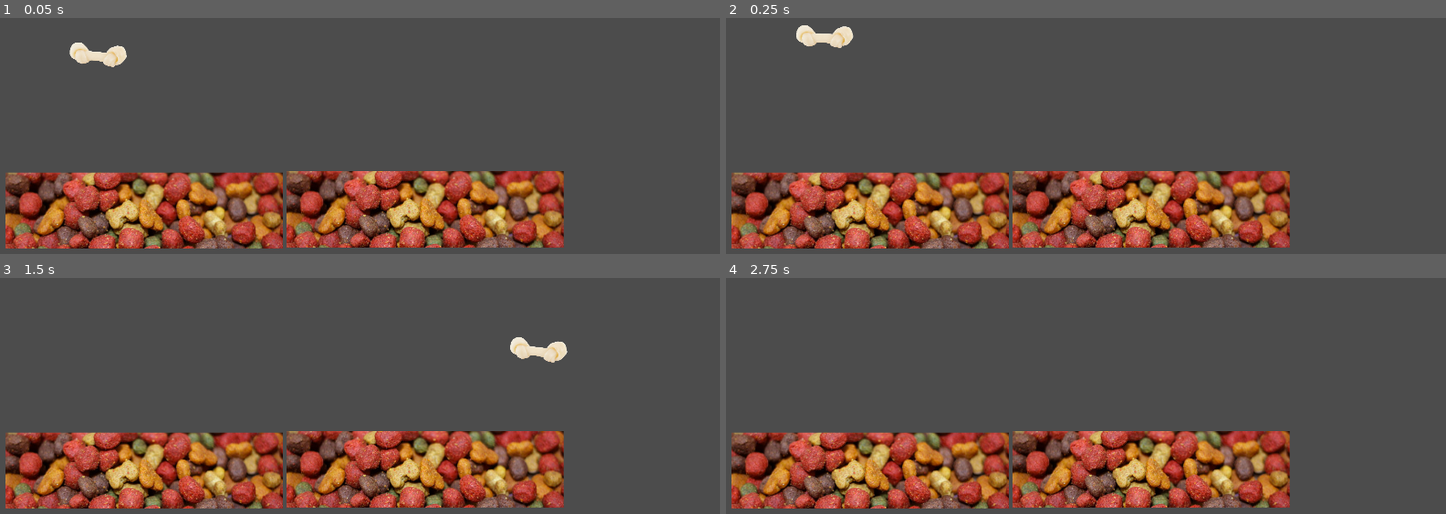
Above: before the commit, frames 1-4 (two rows, left to right).
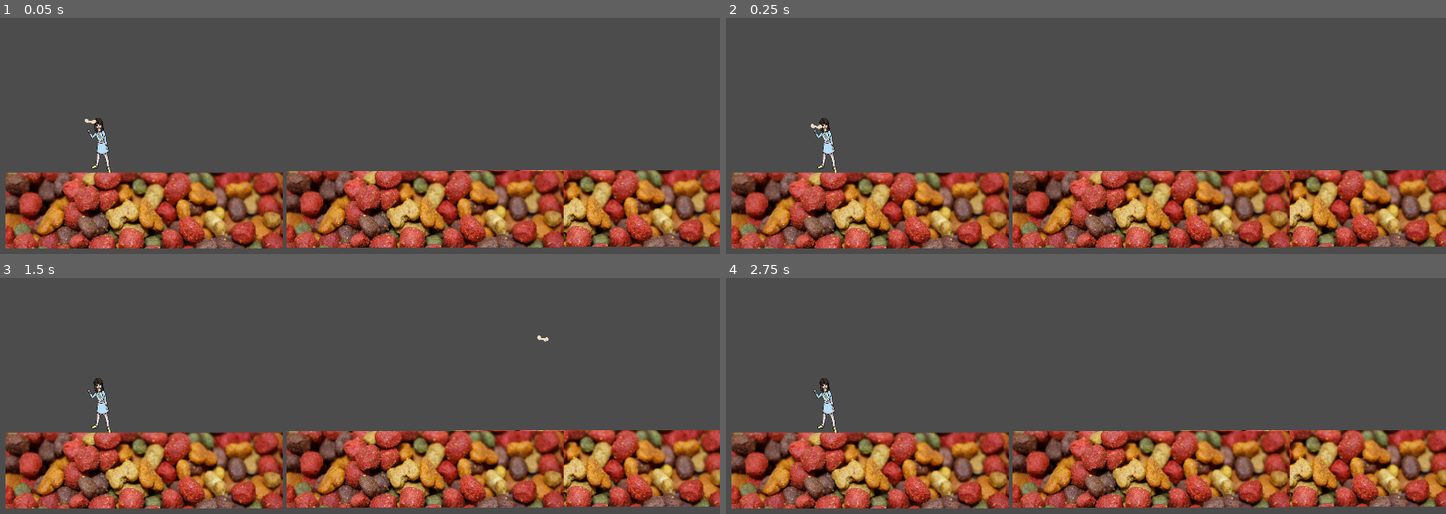
Above: after the commit, the same moments.

Repository: melissaho97/game_jam_2020
Game: Godot game, scene res://le work.tscn
Two runs of this game, one before a commit and one after it. Both use one fixed random seed, a clock stepped at 60 frames per second and the inputs below.
Inputs (mouse positions are in pixels of both pictures, inside the frame that each line leads up to):
- Up to frame 1 (0.05 s): no input
- Up to frame 2 (0.25 s): no input
- Up to frame 3 (1.5 s): move the mouse to (518, 299) at 0.52 s; click (518, 299) at 0.67 s; move the mouse to (208, 341) at 1.27 s; click (208, 341) at 1.42 s
- Up to frame 4 (2.75 s): move the mouse to (outside the picture) at 2.02 s; click (outside the picture) at 2.17 s

The runs differ from the first frame. In frame 1, 7.9% of the frame differs, in the area x 9-100%, y 10-97%; in frame 2, 7.9%; in frame 3, 7.9%, in the area x 12-100%, y 24-97%; in frame 4, 7.4%.

Commit message:
requires dog

Diff:
--- a/Godot New Project/Bone.gd
+++ b/Godot New Project/Bone.gd
@@ -1,12 +1,17 @@
 extends RigidBody2D
-var x=0
+var y=0
 func _unhandled_input(event):
-	if event is InputEventMouseButton and event.pressed and x==0:
+	if event is InputEventMouseButton and event.pressed and y==0:
 		if event.button_index == BUTTON_LEFT:
-			x=1
+			y=1
 			var mo = (get_global_mouse_position()-get_position())
 			print(mo)
 			apply_impulse(Vector2(),mo*1.5)
 # Called every frame. 'delta' is the elapsed time since the previous frame.
 #func _process(delta):
 #	pass
+func _on_Visibility_screen_exited():
+	pass
+func _on_Node2D_sig():
+	y=0
+	queue_free()
--- a/Godot New Project/Bone.tscn
+++ b/Godot New Project/Bone.tscn
@@ -18,10 +18,17 @@
 script = ExtResource( 2 )
 
 [node name="Sprite" type="Sprite" parent="."]
-scale = Vector2( 0.1, 0.1 )
+scale = Vector2( 0.02, 0.02 )
 texture = ExtResource( 1 )
 
 [node name="CollisionShape2D" type="CollisionShape2D" parent="."]
 position = Vector2( 0, -1.94806 )
 rotation = 1.65806
+scale = Vector2( 0.2, 0.2 )
 shape = SubResource( 2 )
+
+[node name="Visibility" type="VisibilityNotifier2D" parent="."]
+position = Vector2( 0, -1.94806 )
+rotation = 1.65806
+scale = Vector2( 0.2, 0.2 )
+[connection signal="screen_exited" from="Visibility" to="." method="_on_Visibility_screen_exited"]
--- /dev/null
+++ b/Godot New Project/default_env.tres
@@ -0,0 +1,18 @@
+[gd_resource type="Environment" load_steps=2 format=2]
+
+[sub_resource type="ProceduralSky" id=1]
+radiance_size = 4
+sky_top_color = Color( 0.0470588, 0.454902, 0.976471, 1 )
+sky_horizon_color = Color( 0.556863, 0.823529, 0.909804, 1 )
+sky_curve = 0.25
+ground_bottom_color = Color( 0.101961, 0.145098, 0.188235, 1 )
+ground_horizon_color = Color( 0.482353, 0.788235, 0.952941, 1 )
+ground_curve = 0.01
+sun_energy = 16.0
+
+[resource]
+background_mode = 2
+background_sky = SubResource( 1 )
+fog_height_min = 0.0
+fog_height_max = 100.0
+ssao_quality = 0
--- /dev/null
+++ b/Godot New Project/girl.tscn
@@ -0,0 +1,33 @@
+[gd_scene load_steps=6 format=2]
+
+[ext_resource path="res://Animations/game_character_girl-01.png" type="Texture" id=1]
+[ext_resource path="res://Animations/game_character_girl-throwintermediate-05-03.png" type="Texture" id=2]
+[ext_resource path="res://Animations/game_character_girl-throw-05.png" type="Texture" id=3]
+
+[sub_resource type="SpriteFrames" id=1]
+animations = [ {
+"frames": [ ExtResource( 1 ) ],
+"loop": true,
+"name": "default",
+"speed": 5.0
+}, {
+"frames": [ ExtResource( 3 ), ExtResource( 2 ) ],
+"loop": true,
+"name": "throw",
+"speed": 5.0
+} ]
+
+[sub_resource type="RectangleShape2D" id=2]
+extents = Vector2( 751.439, 355.198 )
+
+[node name="Girl" type="StaticBody2D"]
+
+[node name="AnimatedSprite" type="AnimatedSprite" parent="."]
+scale = Vector2( 0.5, 0.5 )
+frames = SubResource( 1 )
+animation = "throw"
+
+[node name="CollisionShape2D" type="CollisionShape2D" parent="."]
+position = Vector2( -53.1108, -16.302 )
+scale = Vector2( 0.5, 1 )
+shape = SubResource( 2 )
--- a/Godot New Project/le work.gd
+++ b/Godot New Project/le work.gd
@@ -1,15 +1,20 @@
 extends Node2D
 var Bone = load("res://Bone.tscn")
 var x = 0
-
+signal sig
+var b = Bone.instance()
 func _ready():
 	OS.set_window_size(Vector2(1920, 1080))
-	set_process_input(true)
 
 func _unhandled_input(event):
-	if event is InputEventMouseButton and event.pressed and x == 0:
+	if event is InputEventMouseButton and event.pressed:
 		if event.button_index == BUTTON_LEFT:
-			pass
-
-func _process(delta):
-	pass
+			x=1
+		elif x==1:
+			if event.button_index == BUTTON_RIGHT:
+				emit_signal("sig")
+				remove_child(b)
+				b = Bone.instance()
+				b.position = Vector2(350,700)
+				add_child(b)
+				x=0
--- a/Godot New Project/le work.tscn
+++ b/Godot New Project/le work.tscn
@@ -3,16 +3,18 @@
 [ext_resource path="res://Bone.tscn" type="PackedScene" id=1]
 [ext_resource path="res://le work.gd" type="Script" id=2]
 [ext_resource path="res://Textures/tropical_flavoured.PNG" type="Texture" id=3]
+[ext_resource path="res://girl.tscn" type="PackedScene" id=4]
 
 [sub_resource type="RectangleShape2D" id=1]
 extents = Vector2( 359.5, 101.687 )
 
-[sub_resource type="RectangleShape2D" id=2]
-extents = Vector2( 62.0204, 63.2951 )
-
 [node name="Node2D" type="Node2D"]
 position = Vector2( -86.8495, -16.7018 )
 script = ExtResource( 2 )
+
+[node name="Area2D2" parent="." instance=ExtResource( 4 )]
+position = Vector2( 366.4, 777.873 )
+scale = Vector2( 0.1, 0.1 )
 
 [node name="Node" type="StaticBody2D" parent="."]
 position = Vector2( 486.866, 952.697 )
@@ -29,7 +31,7 @@
 shape = SubResource( 1 )
 
 [node name="Node3" type="StaticBody2D" parent="."]
-position = Vector2( 486.866, 952.697 )
+position = Vector2( 1665.69, 947.105 )
 __meta__ = {
 "_edit_group_": true
 }
@@ -57,14 +59,5 @@
 shape = SubResource( 1 )
 
 [node name="Bone" parent="." instance=ExtResource( 1 )]
-position = Vector2( 367.873, 568.818 )
-
-[node name="Area2D" type="StaticBody2D" parent="."]
-position = Vector2( 170.307, 108.644 )
-
-[node name="CollisionShape2D" type="CollisionShape2D" parent="Area2D"]
-position = Vector2( 170.307, 466.876 )
-shape = SubResource( 2 )
-__meta__ = {
-"_edit_group_": true
-}
+position = Vector2( 348.957, 717.049 )
+[connection signal="sig" from="." to="Bone" method="_on_Node2D_sig"]
--- a/Godot New Project/project.godot
+++ b/Godot New Project/project.godot
@@ -21,7 +21,9 @@
 
 [display]
 
-window/size/width=720
-window/size/height=480
+window/size/width=1920
+window/size/height=1080
 
-import/open_asset_import/use_fbx=false
+[rendering]
+
+environment/default_environment="res://default_env.tres"
Not shown, added: Godot New Project/Animations/game_character_girl-throw-05.png.import
Not shown, added: Godot New Project/Animations/game_character_girl-throwintermediate-05-03.png.import
